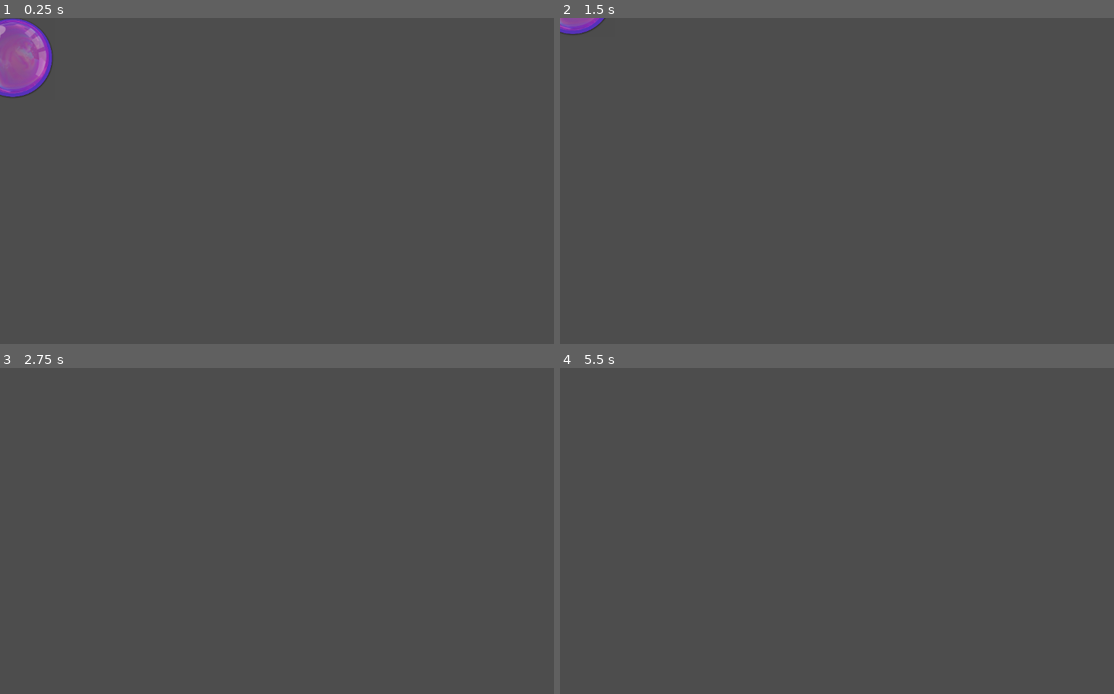
Above: before the commit, frames 1-4 (two rows, left to right).
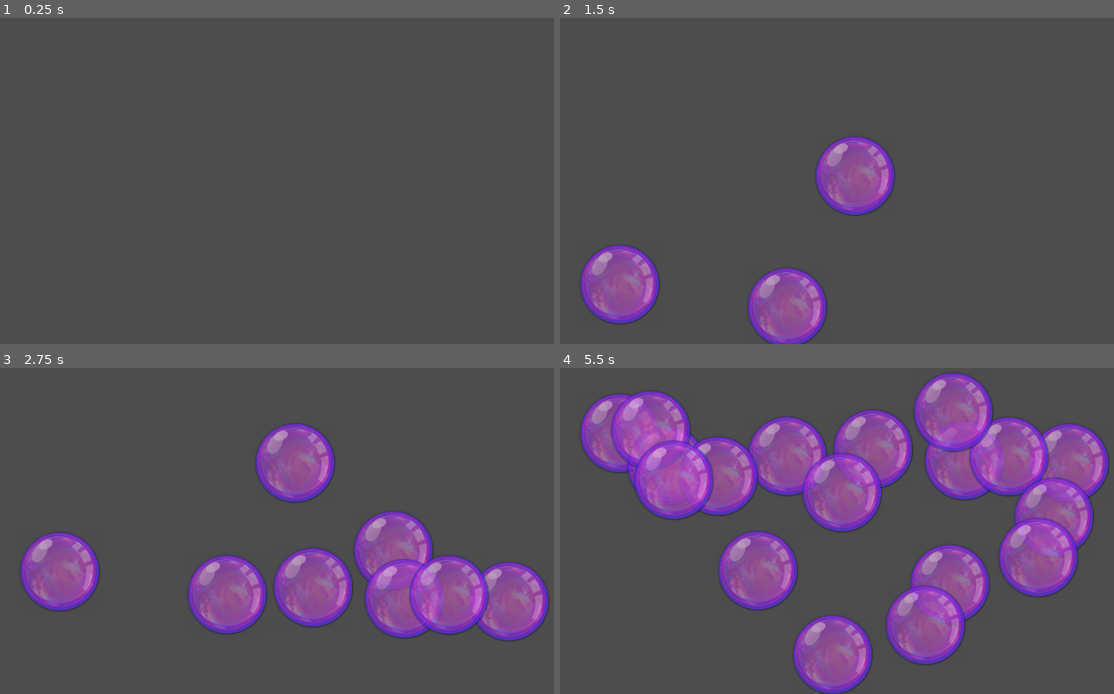
Above: after the commit, the same moments.

Repository: iluvsugargliders/bubble-pop
Game: Godot game, scene res://Main/Main.tscn
Same seed, same stepped clock (60 frames per second), same inputs: the game is played once before the commit and once after it.
Inputs:
- Up to frame 1 (0.25 s): no input
- Up to frame 2 (1.5 s): no input
- Up to frame 3 (2.75 s): no input
- Up to frame 4 (5.5 s): no input

The runs differ from the first frame. In frame 1, 1.9% of the frame differs, in the area x 0-10%, y 0-25%; in frame 2, 8.4%; in frame 3, 20%; in frame 4, 38%, in the area x 3-100%, y 1-100%.

Commit message:
Set timer for bubble spawning

Diff:
--- a/Code/Main/main.gd
+++ b/Code/Main/main.gd
@@ -2,7 +2,7 @@
 class_name Main
 
 const BUBBLE = preload("res://Bubble/bubble.tscn")
-var bubbletimer
+@onready var timer: Timer = $Timer
 
 func SpawnBubble():
 	print("Spawning bubble.")
@@ -12,12 +12,11 @@
 
 # Called when the node enters the scene tree for the first time.
 func _ready() -> void:
-	bubbletimer = Timer.new()
-	bubbletimer.wait_time = 3
-	bubbletimer.start()
-	SpawnBubble()
+	timer.timeout.connect(OnTimedOut)
+	timer.wait_time = 0.25
+	#SpawnBubble()
 
-func _on_timer_timeout():
+func OnTimedOut():
 	var instance = BUBBLE.instantiate()
-	instance.position = Vector2(get_viewport().size.x * randf(), get_viewport().size.y * randf())
+	instance.position = Vector2(randf_range (100, get_viewport().size.x - 100), randf_range(300, get_viewport().size.y))
 	add_child(instance)
